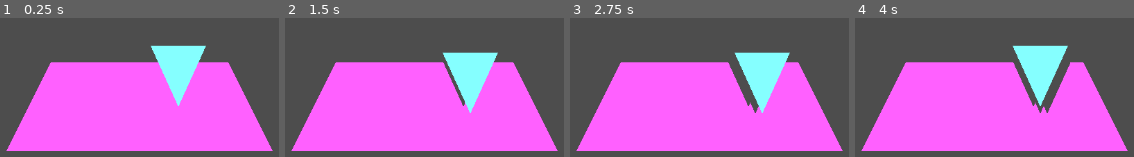
Above: before the commit, frames 1-4 (left to right).
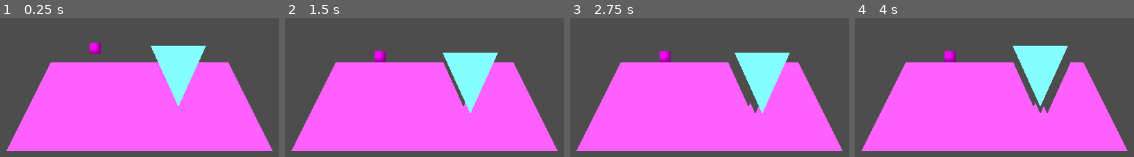
Above: after the commit, the same moments.

Repository: fredchien3/20-game-challenge
Game: Godot game, scene res://main/main.tscn
Two runs of this game, one before a commit and one after it. Both use one fixed random seed, a clock stepped at 60 frames per second and the inputs below.
Inputs:
- Up to frame 1 (0.25 s): no input
- Up to frame 2 (1.5 s): tap Enter (ui_accept) at 0.5, 0.77, 1.25 s; hold Right (ui_right) 0.53-1.28 s; hold Down (ui_down) from 1.28 s (still down)
- Up to frame 3 (2.75 s): tap Enter (ui_accept) at 1.52, 2 s; release Down (ui_down) at 2.03 s; hold Right (ui_right) from 2.03 s (still down)
- Up to frame 4 (4 s): tap Enter (ui_accept) at 2.75, 3.02, 3.5, 3.77 s; release Right (ui_right) at 2.78 s; hold Up (ui_up) 2.78-3.53 s; hold Left (ui_left) from 3.53 s (still down)

The runs differ from the first frame. In frame 1, 0.3% of the frame differs, in the area x 31-37%, y 17-26%; in frame 2, 0.3%; in frame 3, 0.3%; in frame 4, 0.3%.

Commit message:
Init test object
- Move terrain code into its own script

Diff:
--- a/7--worms/main/main.gd
+++ b/7--worms/main/main.gd
@@ -1,19 +1 @@
 extends Node2D
-
-@export var test_node: Node
-@export var terrain_node: Node
-
-
-# Called when the node enters the scene tree for the first time.
-func _ready() -> void:
-	test_node.connect("clip", _on_poly_clip)
-
-
-# Called every frame. 'delta' is the elapsed time since the previous frame.
-func _process(delta: float) -> void:
-	pass
-
-func _on_poly_clip():
-	var new_polygon_array := Geometry2D.clip_polygons(terrain_node.polygon, test_node.polygon)
-
-	terrain_node.polygon = new_polygon_array[0]
--- a/7--worms/main/main.tscn
+++ b/7--worms/main/main.tscn
@@ -1,18 +1,38 @@
-[gd_scene load_steps=3 format=3 uid="uid://cdbrbobaqmblm"]
+[gd_scene load_steps=6 format=3 uid="uid://cdbrbobaqmblm"]
 
 [ext_resource type="Script" uid="uid://c1gh8ng2ipfgj" path="res://main/main.gd" id="1_53q0u"]
 [ext_resource type="Script" uid="uid://by0nl5fcu8w8l" path="res://main/test_poly.gd" id="2_pjrb6"]
+[ext_resource type="Script" uid="uid://cjbbjcjx1u0w" path="res://main/terrain.gd" id="2_xwkvk"]
 
-[node name="Main" type="Node2D" node_paths=PackedStringArray("test_node", "terrain_node")]
+[sub_resource type="PlaceholderTexture2D" id="PlaceholderTexture2D_c651c"]
+
+[sub_resource type="RectangleShape2D" id="RectangleShape2D_xwkvk"]
+size = Vector2(16, 16)
+
+[node name="Main" type="Node2D"]
 script = ExtResource("1_53q0u")
-test_node = NodePath("TestPoly")
-terrain_node = NodePath("Terrain")
 
-[node name="Terrain" type="Polygon2D" parent="."]
+[node name="Terrain" type="StaticBody2D" parent="." node_paths=PackedStringArray("test_poly")]
+script = ExtResource("2_xwkvk")
+test_poly = NodePath("../TestPoly")
+
+[node name="Polygon2D" type="Polygon2D" parent="Terrain"]
 color = Color(1, 0.376471, 1, 1)
 polygon = PackedVector2Array(128, 64, 384, 64, 448, 192, 64, 192)
+
+[node name="CollisionPolygon2D" type="CollisionPolygon2D" parent="Terrain"]
 
 [node name="TestPoly" type="Polygon2D" parent="."]
 color = Color(0.52549, 1, 1, 1)
 polygon = PackedVector2Array(272, 40, 352, 40, 312, 128)
 script = ExtResource("2_pjrb6")
+
+[node name="Object" type="RigidBody2D" parent="."]
+position = Vector2(192, 16)
+
+[node name="Sprite2D" type="Sprite2D" parent="Object"]
+scale = Vector2(16, 16)
+texture = SubResource("PlaceholderTexture2D_c651c")
+
+[node name="CollisionShape2D" type="CollisionShape2D" parent="Object"]
+shape = SubResource("RectangleShape2D_xwkvk")
--- a/7--worms/main/terrain.gd
+++ b/7--worms/main/terrain.gd
@@ -1,11 +1,14 @@
 extends Node
 
+@export var test_poly: Polygon2D
+@onready var collision_poly := $CollisionPolygon2D
+@onready var terrain_poly := $Polygon2D
 
-# Called when the node enters the scene tree for the first time.
 func _ready() -> void:
-	pass # Replace with function body.
+	test_poly.connect("clip", _on_poly_clip)
+	collision_poly.polygon = terrain_poly.polygon
 
-
-# Called every frame. 'delta' is the elapsed time since the previous frame.
-func _process(delta: float) -> void:
-	pass
+func _on_poly_clip():
+	var new_polygon_array := Geometry2D.clip_polygons(terrain_poly.polygon, test_poly.polygon)
+	terrain_poly.polygon = new_polygon_array[0]
+	collision_poly.polygon = terrain_poly.polygon
